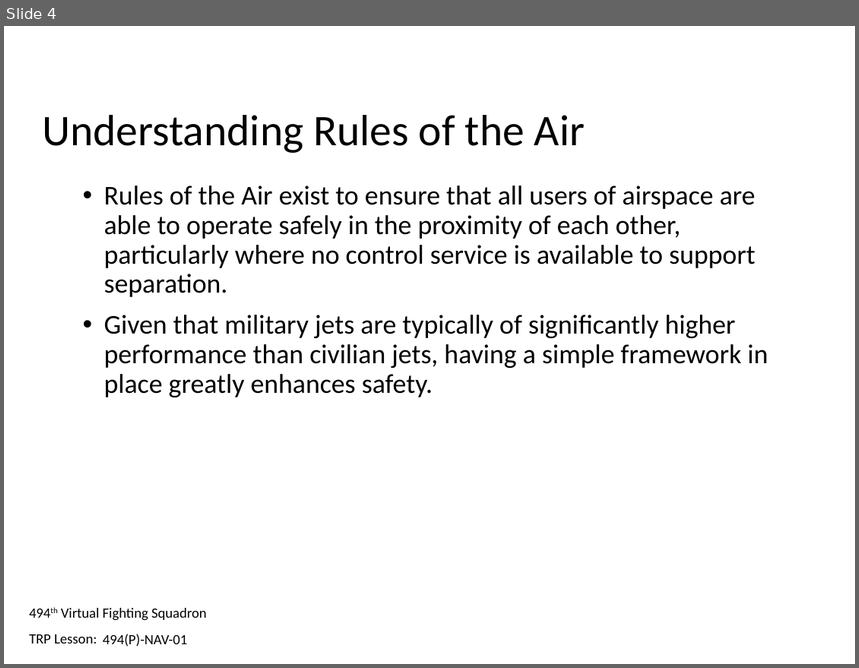
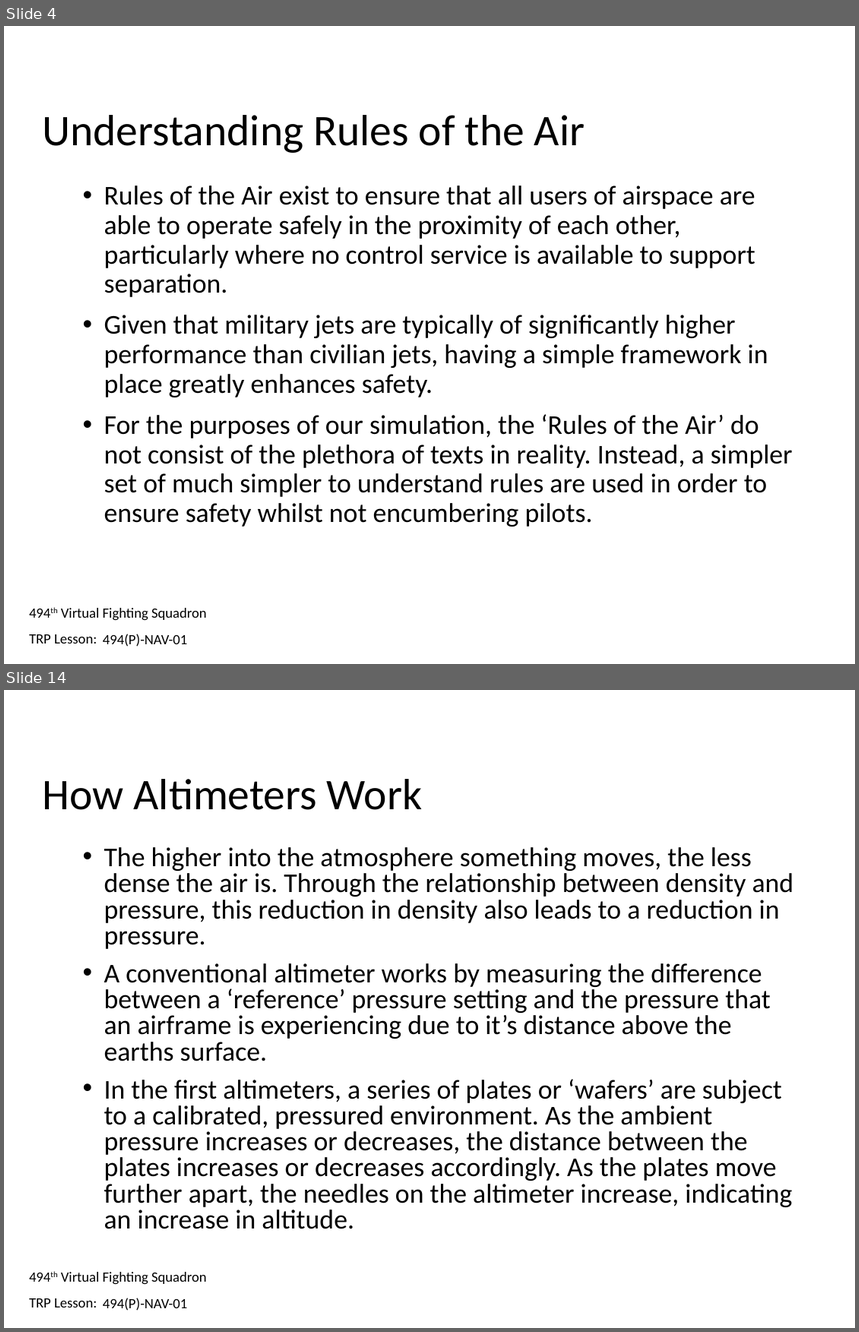
Before and after one commit to 132nd-vWing/132-TRP-494, a slide deck: TRP/NAV/NAV-01/494(P)-NAV-01 - Trainee Presentation.pptx. Shown one above the other, each under a label of ours: slide 4 before the commit, slides 4 and 14 after it; the slides between them are not shown. The pictures are 859x668 and 859x1332 pixels, drawn with LibreOffice and Linux fonts; fonts in the diff are those of the drawing; background and template pictures are left out. Boxes give left, top, right and bottom in pixels: in the first picture for what was removed or moved away, otherwise in the second. Text is boxed around its words. In the diff, an @@ line names an element or a change of style, - is before the commit and + after.

```diff
--- a/TRP/NAV/NAV-01/494(P)-NAV-01 - Trainee Presentation.pptx
+++ b/TRP/NAV/NAV-01/494(P)-NAV-01 - Trainee Presentation.pptx
@@ slide 14 added at (4, 690, 855, 1328), background #FFFFFF; not listed: 2 template elements that a slide beside it also shows @@
@@ title added at (43, 779, 422, 810), 37 pt, text #000000 @@
+How Altimeters Work
@@ text added at (104, 847, 794, 1230), 23 pt, text #000000 @@
+• The higher into the atmosphere something moves, the less dense the air is. Through the relationship between density and pressure, this reduction in density also leads to a reduction in pressure.
+• A conventional altimeter works by measuring the difference between a ‘reference’ pressure setting and the pressure that an airframe is experiencing due to it’s distance above the earths surface.
+• In the first altimeters, a series of plates or ‘wafers’ are subject to a calibrated, pressured environment. As the ambient pressure increases or decreases, the distance between the plates increases or decreases accordingly. As the plates move further apart, the needles on the altimeter increase, indicating an increase in altitude.
@@ text added at (103, 1298, 187, 1311), 12 pt, text #000000 @@
+494(P)-NAV-01
@@ slide 4 changed as well @@
@@ text at (104, 414, 793, 527): paragraph added @@
+• For the purposes of our simulation, the ‘Rules of the Air’ do not consist of the plethora of texts in reality. Instead, a simpler set of much simpler to understand rules are used in order to ensure safety whilst not encumbering pilots.
```
Also in this commit, not shown: 3 other slides changed, 17 other slides added, 3 other files.
